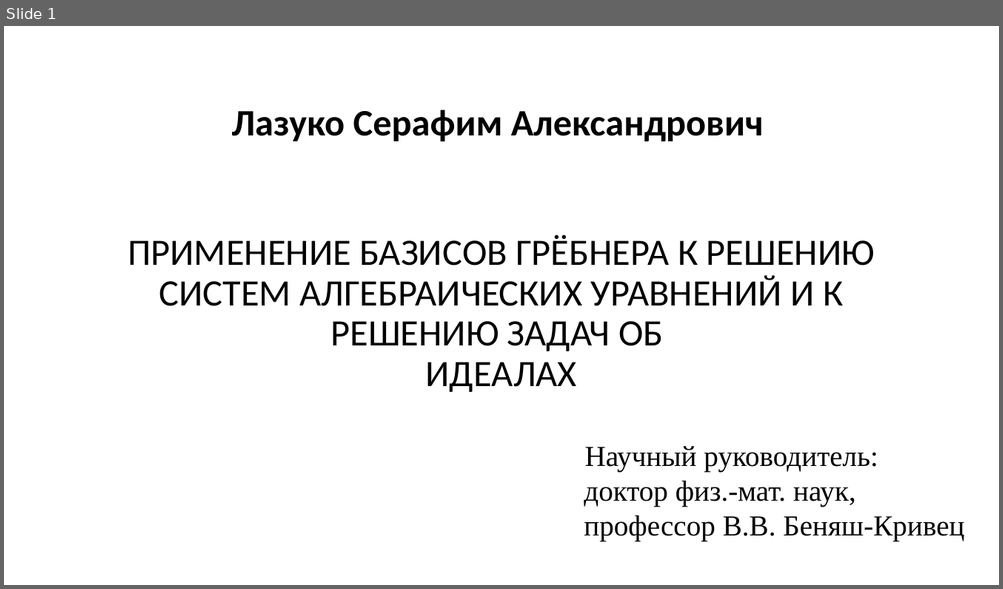
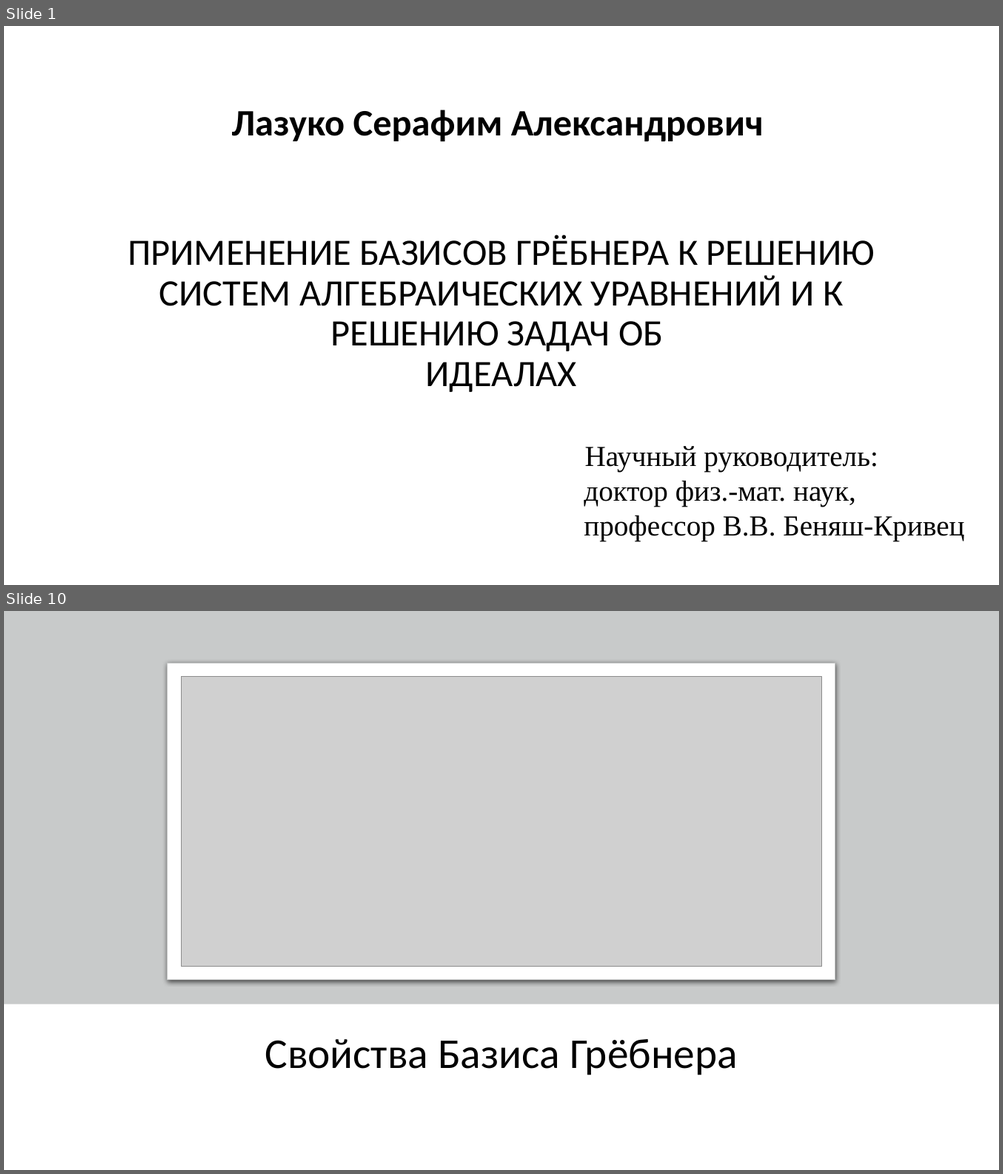
Before and after one commit to SerafimLazuko/Diploma, a slide deck: Diplom_lazuko.pptx. Shown one above the other, each under a label of ours: slide 1 before the commit, slides 1 and 10 after it; the slides between them are not shown. The pictures are 1003x589 and 1003x1174 pixels, drawn with LibreOffice and Linux fonts; fonts in the diff are those of the drawing; grey boxes stand for pictures. Boxes give left, top, right and bottom in pixels: in the first picture for what was removed or moved away, otherwise in the second. Text is boxed around its words. In the diff, an @@ line names an element or a change of style, - is before the commit and + after.

```diff
--- a/Diplom_lazuko.pptx
+++ b/Diplom_lazuko.pptx
@@ slide 10 added at box(4, 611, 999, 1170), background #FFFFFF @@
@@ rectangle added at box(4, 611, 999, 1004), fill #C8CACA @@
@@ rounded rectangle added at box(168, 664, 835, 980), fill #FFFFFF, outline #C8CACA 0.75 pt @@
@@ picture added at box(181, 677, 822, 967) @@
@@ title added at box(264, 1039, 737, 1076), 41 pt, text #000000 @@
+Свойства Базиса Грёбнера
```
Also in this commit, not shown: 1 slide changed, 11 other slides added, 5 slides removed, 1 other file.
